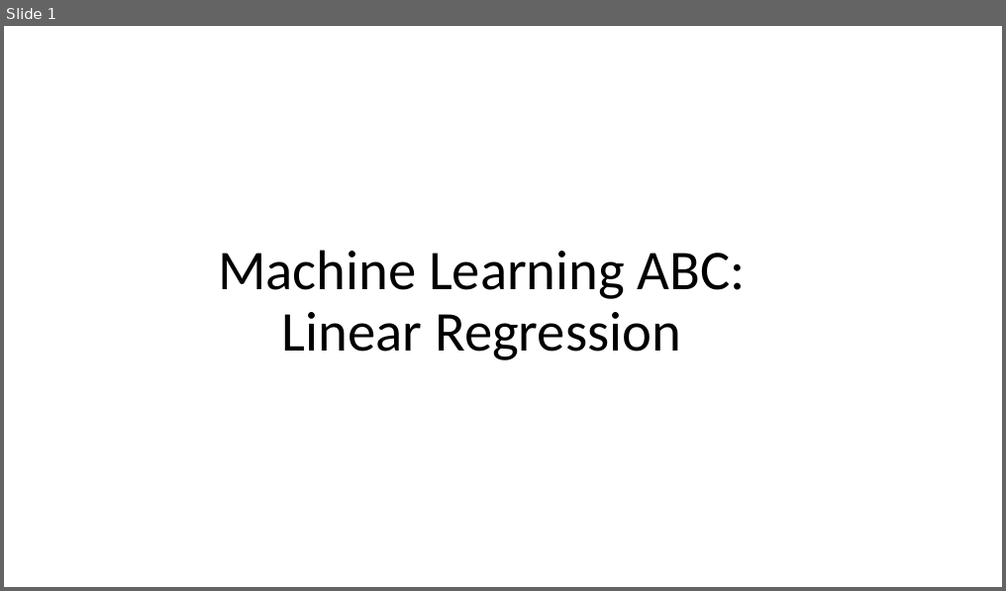
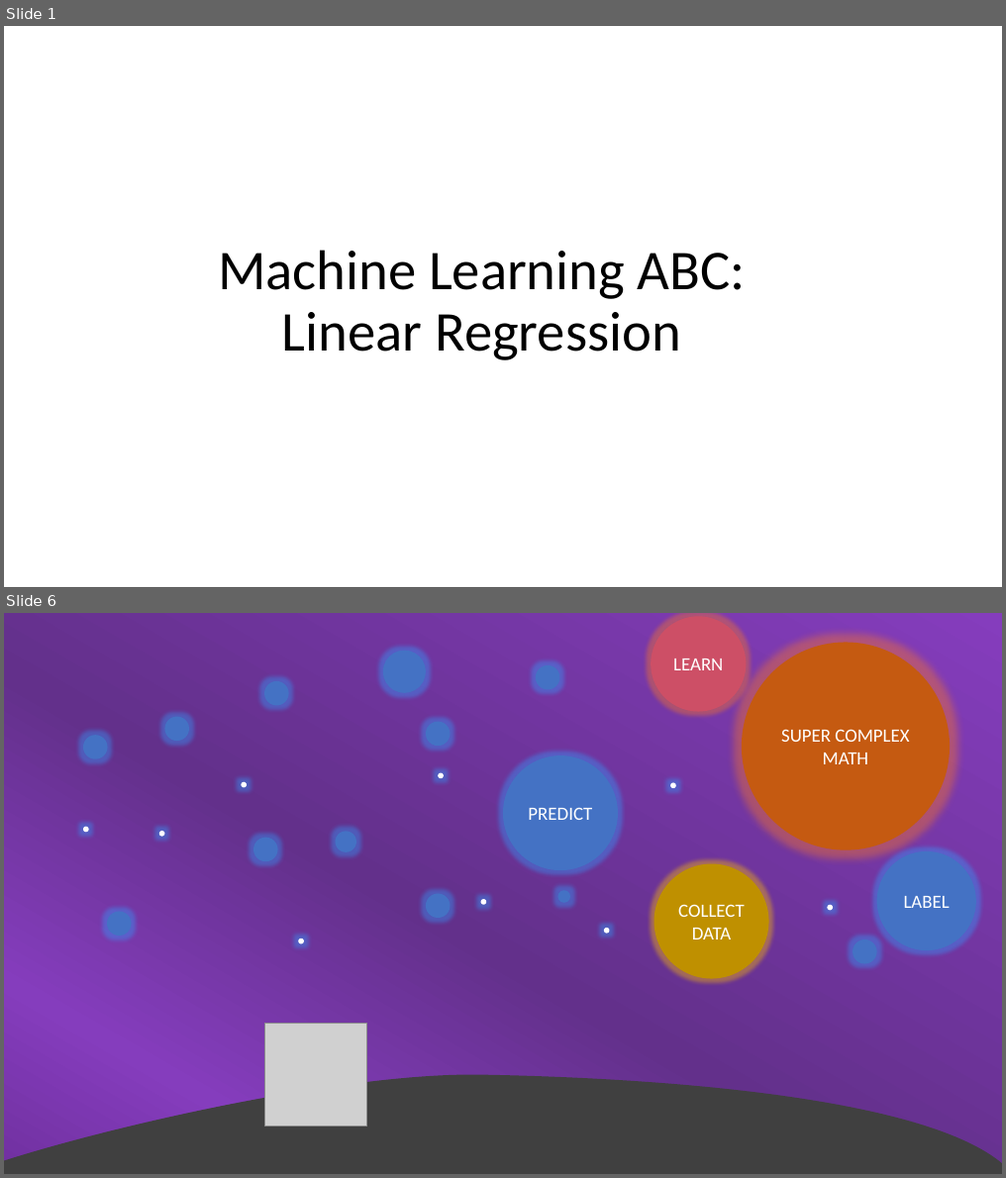
Before and after one commit to lekhasy/ML-presentation, a slide deck: presentation.pptx. Shown one above the other, each under a label of ours: slide 1 before the commit, slides 1 and 6 after it; the slides between them are not shown. The pictures are 1006x591 and 1006x1178 pixels, drawn with LibreOffice and Linux fonts; fonts in the diff are those of the drawing; grey boxes stand for pictures. Boxes give left, top, right and bottom in pixels: in the first picture for what was removed or moved away, otherwise in the second. Text is boxed around its words. In the diff, an @@ line names an element or a change of style, - is before the commit and + after.

```diff
--- a/presentation.pptx
+++ b/presentation.pptx
@@ slide 6 added at bbox=[4, 613, 1002, 1174], background gradient #853DBD to #63308B to #7030A0 @@
@@ ellipse added at bbox=[650, 616, 746, 711], fill #CD4F66, 18 pt, text #FFFFFF @@
+LEARN
@@ ellipse added at bbox=[742, 642, 949, 851], fill #C55A11, 18 pt, text #FFFFFF @@
+SUPER COMPLEX MATH
@@ ellipse added at bbox=[383, 651, 426, 693], fill #4472C4 @@
@@ ellipse added at bbox=[536, 665, 560, 690], fill #4472C4 @@
@@ ellipse added at bbox=[264, 681, 289, 706], fill #4472C4 @@
@@ ellipse added at bbox=[165, 716, 190, 741], fill #4472C4 @@
@@ ellipse added at bbox=[426, 722, 450, 747], fill #4472C4 @@
@@ ellipse added at bbox=[83, 735, 108, 760], fill #4472C4 @@
@@ ellipse added at bbox=[503, 756, 618, 870], fill #4472C4, 18 pt, text #FFFFFF @@
+PREDICT
@@ ellipse added at bbox=[242, 782, 247, 787], fill #FFFFFF @@
@@ ellipse added at bbox=[439, 773, 444, 778], fill #FFFFFF @@
@@ ellipse added at bbox=[670, 783, 675, 788], fill #FFFFFF @@
@@ ellipse added at bbox=[83, 827, 88, 832], fill #FFFFFF @@
@@ ellipse added at bbox=[159, 831, 164, 836], fill #FFFFFF @@
@@ ellipse added at bbox=[253, 838, 278, 862], fill #4472C4 @@
@@ ellipse added at bbox=[335, 832, 355, 853], fill #4472C4 @@
@@ ellipse added at bbox=[654, 863, 769, 978], fill #BF9000, 18 pt, text #FFFFFF @@
+COLLECT DATA
@@ ellipse added at bbox=[877, 852, 976, 952], fill #4472C4, 18 pt, text #FFFFFF @@
+LABEL
@@ ellipse added at bbox=[426, 894, 450, 919], fill #4472C4 @@
@@ ellipse added at bbox=[481, 899, 486, 904], fill #FFFFFF @@
@@ ellipse added at bbox=[558, 891, 570, 903], fill #4472C4 @@
@@ ellipse added at bbox=[828, 905, 833, 910], fill #FFFFFF @@
@@ ellipse added at bbox=[107, 912, 132, 937], fill #4472C4 @@
@@ ellipse added at bbox=[298, 939, 303, 944], fill #FFFFFF @@
@@ ellipse added at bbox=[604, 928, 609, 934], fill #FFFFFF @@
@@ ellipse added at bbox=[853, 940, 877, 964], fill #4472C4 @@
@@ picture added at bbox=[264, 1024, 367, 1127] @@
@@ freeform shape added at bbox=[4, 1075, 1002, 1174], fill #404040 @@
```
Also in this commit, not shown: 4 slides changed, 7 other slides added, 2 slides removed.
